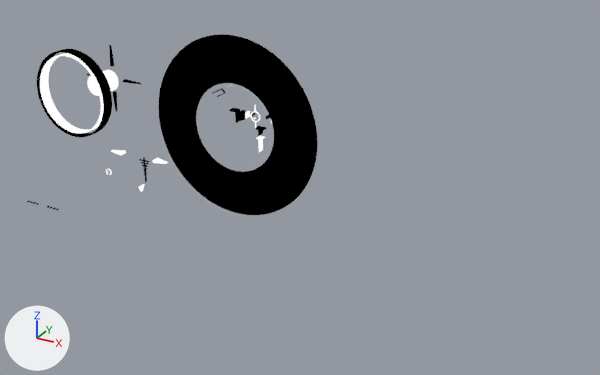
Two versions of the Blender file [workfiles]/reticle.blend, one commit apart.
Rendered twice from a 50 mm lens placed at (33.7, -56.5, 21.6), pointed at (6.2, -6.5, -3.4). Lighting does not change. The marker at lower left points along +X, +Y and +Z.

The first picture shows 'Border', 'Scope', 'Scope2'.
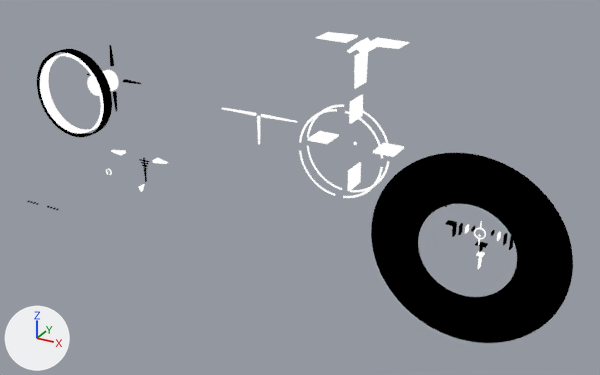
Boxes [x1, y1, x2, y2] around the edits, measured in the pictures (600 x 375 px):
'Border', moved
    before: [159, 34, 317, 215]
    after: [371, 153, 573, 343]
'mrs', added
    after: [299, 95, 404, 198]
'okp', added
    after: [315, 32, 409, 89]
'Scope', moved
    before: [212, 85, 272, 152]
    after: [445, 204, 513, 269]
'Cube', added
    after: [221, 108, 298, 145]

The change, as a list of edits to the scene's bpy script:
```text
Add me_cube_005:
    me_cube_005.from_pydata(...)  # 24 vertices, 16 faces; spans x -3.53..3.53, y -0.11..0.11, z -2.51..0.1
    me_cube_005.materials.append(mat_white)
Add me_cube_004:
    me_cube_004.from_pydata(...)  # 304 vertices, 133 faces; spans x -3.6..3.6, y -2.62..1.0, z -3.6..3.6
    me_cube_004.polygons.foreach_set('use_smooth', [True] * 133)
    me_cube_004.materials.append(mat_white)
Add me_cube:
    me_cube.from_pydata(...)  # 36 vertices, 26 faces; spans x -3.28..3.28, y -3.15..-1.15, z -3.4..0.09
    me_cube.materials.append(mat_white)
Change ob_scope:
    ob_scope.location: (0.0, 0.0, 0.0) -> (19.04, 0.0, -5.84)
Change ob_border:
    ob_border.location: (0.0, 0.0, 0.0) -> (19.04, 0.0, -5.84)
Add ob_cube:
    ob_cube = bpy.data.objects.new('Cube', me_cube_005)
    ob_cube.location = (0.0, -2.15, 0.0)
Add ob_mrs:
    ob_mrs = bpy.data.objects.new('mrs', me_cube_004)
    ob_mrs.location = (8.63, -2.15, -0.89)
    ob_mrs.rotation_euler = (0.0, 1.571, 0.0)  # degrees (0, 90, 0)
Add ob_okp:
    ob_okp = bpy.data.objects.new('okp', me_cube)
    ob_okp.location = (8.92, 0.0, 7.14)
```
